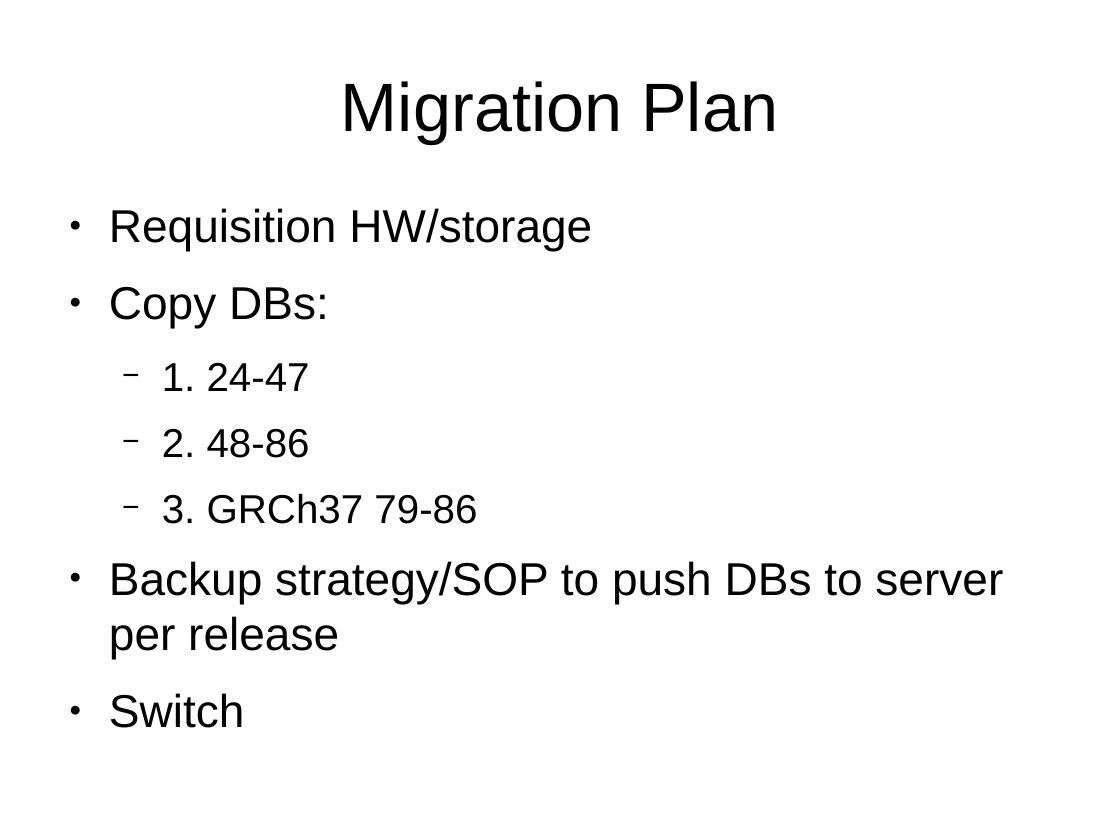
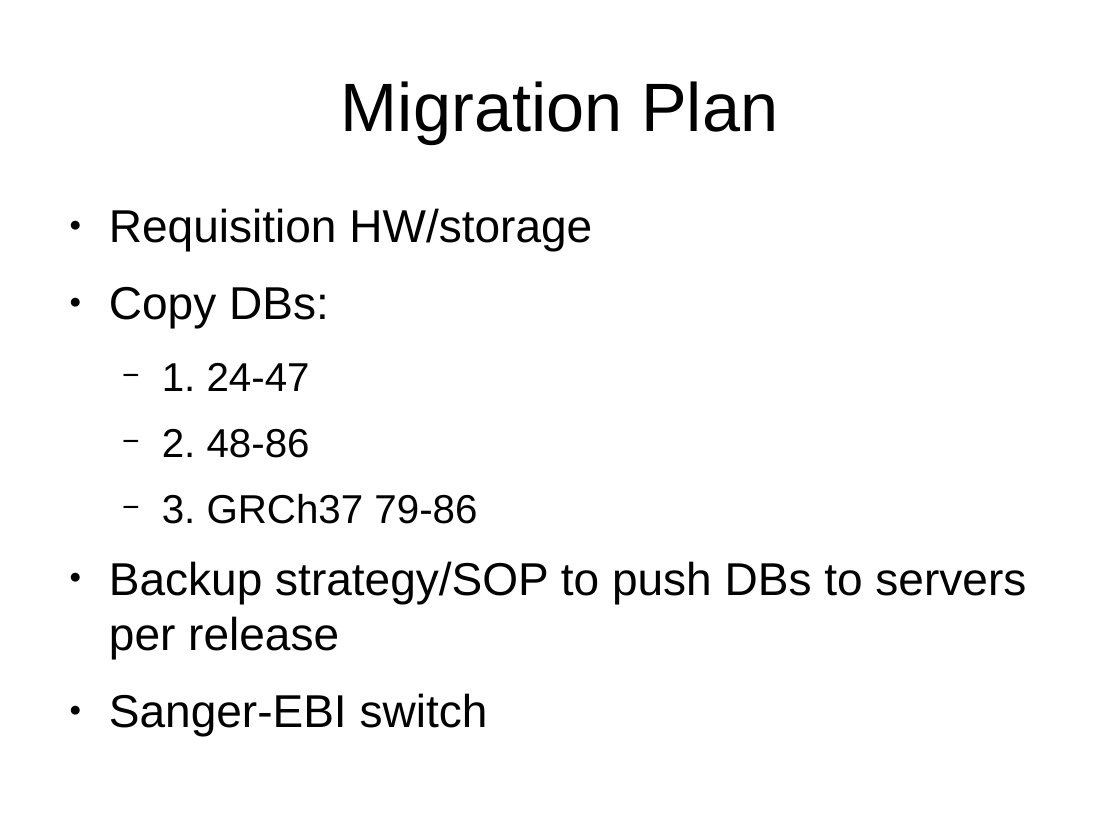
Before and after one commit to avullo/ensembl-migration-pm, a slide deck: slide 25 of data-review-10-16/talk.odp. Drawn at 1120x840 pixels with LibreOffice and Linux fonts; fonts in the diff are those of the drawing; background and template pictures are left out. Boxes give left, top, right and bottom in pixels: in the first picture for what was removed or moved away, otherwise in the second. Text is boxed around its words. In the diff, an @@ line names an element or a change of style, - is before the commit and + after.

```diff
--- a/data-review-10-16/talk.odp
+++ b/data-review-10-16/talk.odp
@@ text at [109, 561, 1026, 736]: text changed @@
-● Backup strategy/SOP to push DBs to server per release
-● Switch
+● Backup strategy/SOP to push DBs to servers per release
+● Sanger-EBI switch
```
Also in this commit, not shown: 12 other slides changed.
